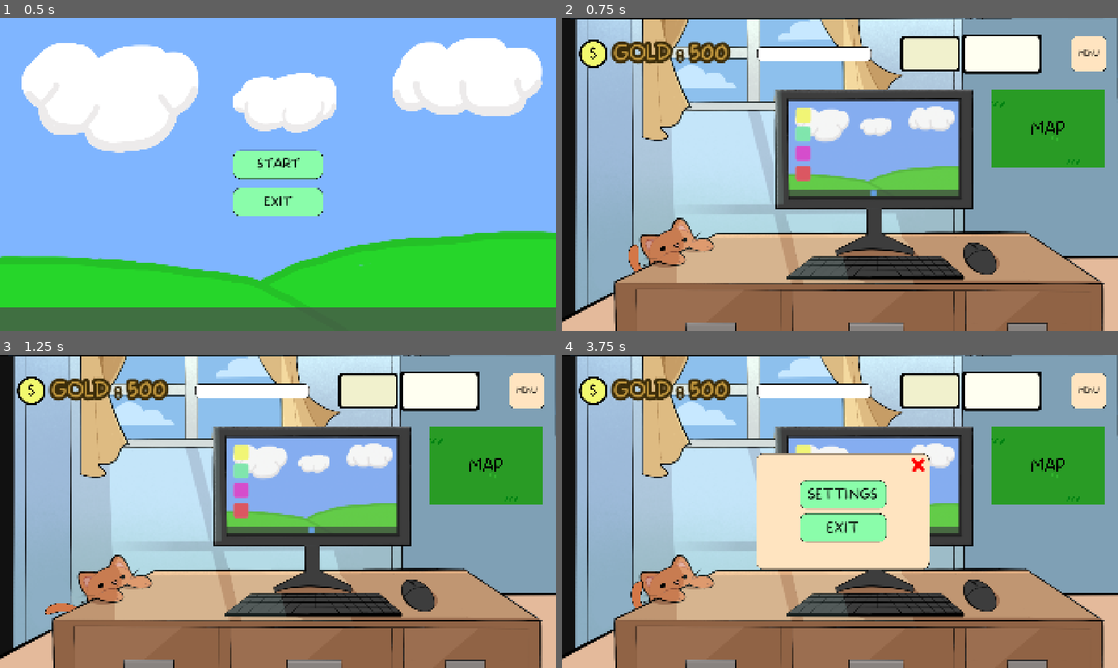
Above: before the commit, frames 1-4 (two rows, left to right).
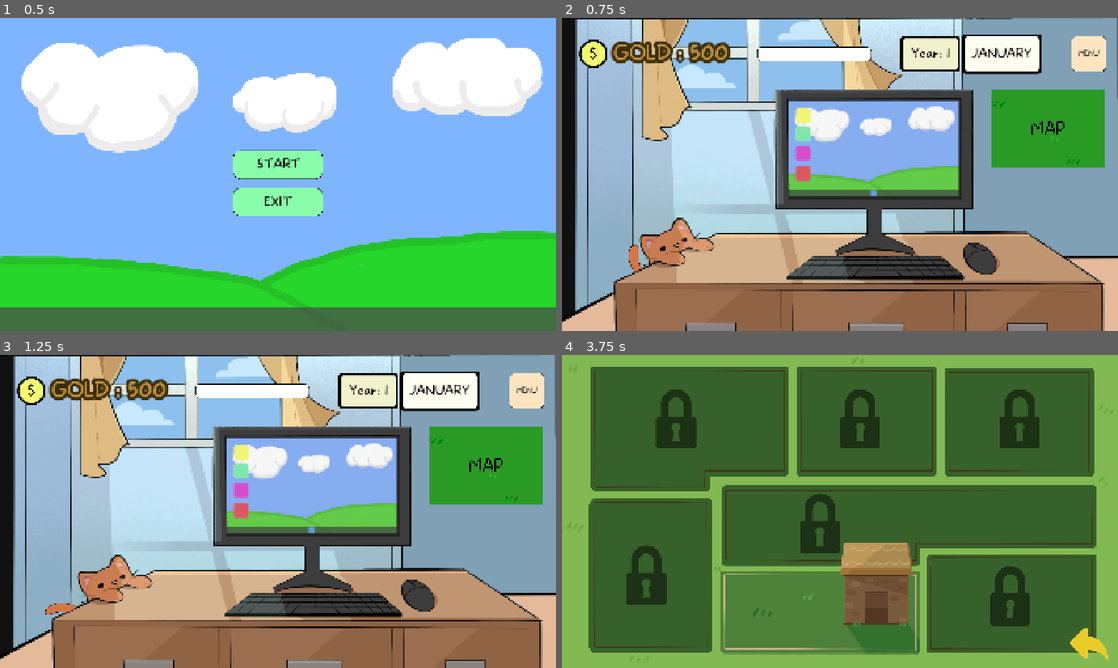
Above: after the commit, the same moments.

Repository: Gray-Alec58/gam-capstone
Game: Godot game, scene res://Scenes/start_screen.tscn
Same seed, same stepped clock (60 frames per second), same inputs: the game is played once before the commit and once after it.
Inputs (mouse positions are in pixels of both pictures, inside the frame that each line leads up to):
- Up to frame 1 (0.5 s): no input
- Up to frame 2 (0.75 s): click "START" at 0.5 s
- Up to frame 3 (1.25 s): no input
- Up to frame 4 (3.75 s): click "MENU" at 1.25 s; click "SETTINGS" at 2 s; move the mouse to (873, 486) at 2.77 s; click (873, 486) at 2.92 s; move the mouse to (1045, 464) at 3.52 s; click (1045, 464) at 3.67 s

Frame 1 is identical in both runs. In frame 2, 0.3% of the frame differs, in the area x 62-85%, y 9-13%; in frame 3, 0.3%; in frame 4, 100%, in the area x 0-100%, y 0-100%.

Commit message:
10/22 Gray
timer created, start adding live stream, adding pig

Diff:
--- /dev/null
+++ b/Scenes/Global Scripts/GlobalClock.gd
@@ -0,0 +1,50 @@
+extends Node
+
+var total_time: float = 0.0
+var timer_running: bool = true
+var total_months: int = 1
+var total_years: int = 1
+
+func _process(delta):
+	if timer_running:
+		total_time+= delta
+
+func get_total_months() -> String:
+	if total_time > 5:
+		total_months+=1
+		total_time = 0.0;
+	if total_months > 12:
+		total_years += 1
+		total_months = 1
+
+	var month
+
+	if total_months == 1:
+		month = "JANUARY"
+	elif total_months == 2:
+		month = "FEBRUARY"
+	elif total_months == 3:
+		month = "MARCH"
+	elif total_months == 4:
+		month = "APRIL"
+	elif total_months == 5:
+		month = "MAY"
+	elif total_months == 6:
+		month = "JUNE"
+	elif total_months == 7:
+		month = "JULY"
+	elif total_months == 8:
+		month = "AUGUST"
+	elif total_months == 9:
+		month = "SEPTEMBER"
+	elif total_months == 10:
+		month = "OCTOBER"
+	elif total_months == 11:
+		month = "NOVEMBER"
+	elif total_months == 12:
+		month = "DECEMBER"
+
+	return month
+
+func get_total_years() -> String:
+	return "Year: " + str(total_years)
--- a/Scenes/Global Scripts/GlobalScript.gd
+++ b/Scenes/Global Scripts/GlobalScript.gd
@@ -7,10 +7,22 @@
 
 #tracking animals being unlocked
 signal chicken_unlocked_changed
+var total_chickens: int = 0
 var chicken_unlocked: bool = false
 func unlock_chicken() -> void:
 	chicken_unlocked = true
 	chicken_unlocked_changed.emit()
+func get_total_chicken():
+	total_chickens+=1
+
+signal pig_unlocked_changed
+var total_pigs: int = 0
+var pig_unlocked: bool = false
+func unlock_pig() -> void:
+	pig_unlocked = true
+	pig_unlocked_changed.emit()
+func get_total_pig():
+	total_pigs+=1
 
 #for back button; going back to previous scene
 var previous_scene_path: String = ""
--- a/Scenes/Scripts/build_scene_container.gd
+++ b/Scenes/Scripts/build_scene_container.gd
@@ -12,12 +12,14 @@
 	#print("Button Click")
 	confirm_window.visible = true
 func _on_y_build_button_pressed() -> void:
-	if (GlobalScript.gold >= 25):
-		GlobalScript.have_enclosure = true
-		confirm_window.visible = false
-		GlobalScript.gold_decrease(25)
-		get_tree().change_scene_to_file("res://Scenes/office_scene.tscn")
+	if GlobalScript.have_enclosure == false:
+		if (GlobalScript.gold >= 25):
+			GlobalScript.have_enclosure = true
+			confirm_window.visible = false
+			GlobalScript.gold_decrease(25)
+			get_tree().change_scene_to_file("res://Scenes/office_scene.tscn")
 	else:
-		question_label.text = "Not Enough Gold"
+		if GlobalScript.gold < 25:
+			question_label.text = "Not Enough Gold"
 func _on_n_build_button_pressed() -> void:
 	confirm_window.visible = false
--- a/Scenes/Scripts/full_screen_container.gd
+++ b/Scenes/Scripts/full_screen_container.gd
@@ -38,6 +38,9 @@
 	RescueWindow.visible = false
 	ExpandWindow.visible = false
 	FundraiseWindow.visible = true
+	if %StartStreamButton.visible == false:
+		if GlobalScript.total_chickens >= 1:
+				%ChickenSprite.visible = true
 #farm animal button reveals the second research window
 #sets visability of other windows to false
 func _on_farm_animal_texture_button_pressed() -> void:
--- a/Scenes/Scripts/fundraise_window.gd
+++ b/Scenes/Scripts/fundraise_window.gd
@@ -4,7 +4,7 @@
 
 # Called when the node enters the scene tree for the first time.
 func _ready() -> void:
-	pass # Replace with function body.
+	pass
 
 func _on_donate_button_pressed() -> void:
 	GlobalScript.gold_increase(1);
@@ -13,3 +13,8 @@
 func _on_feed_button_pressed() -> void:
 	if(total_donations == 15):
 		total_donations = 0
+
+func _on_start_stream_button_pressed() -> void:
+	if GlobalScript.have_enclosure == true:
+		%StartStreamButton.hide()
+		%LiveStreamWindow.texture = load("res://Art/livestream backgrounds/livestreambg1.png")
--- a/Scenes/Scripts/rescue_window.gd
+++ b/Scenes/Scripts/rescue_window.gd
@@ -1,17 +1,20 @@
 extends MarginContainer
 
 @onready var chicken_rescue_window: NinePatchRect = %RescueAnimalInfo
+@onready var pig_rescue_window: NinePatchRect = %RescueAnimalInfo2
 @onready var confirm_window: NinePatchRect = %ConfirmUI
 @onready var question_label: Label = %QuestionLabel
 
 func _ready() -> void:
 	GlobalScript.chicken_unlocked_changed.connect(display_rescue)
+	GlobalScript.pig_unlocked_changed.connect(display_rescue)
 	display_rescue()
 
 func display_rescue() -> void:
 	if (GlobalScript.have_enclosure):
 		%NeedEnclosureWindow.visible = false
 		chicken_rescue_window.visible = GlobalScript.chicken_unlocked
+		pig_rescue_window.visble = GlobalScript.pig_unlocked
 	else:
 		%NeedEnclosureWindow.visible = true
 
@@ -24,5 +27,6 @@
 	confirm_window.visible = false
 	chicken_rescue_window.visible = false
 	GlobalScript.gold_decrease(5)
+	GlobalScript.get_total_chicken()
 func _on_no_buy_button_pressed() -> void:
 	confirm_window.visible = false
--- /dev/null
+++ b/Scenes/chicken_sprite.gd
@@ -0,0 +1,20 @@
+extends AnimatedSprite2D
+
+var speed = 200
+
+# Called when the node enters the scene tree for the first time.
+func _ready() -> void:
+	%ChickenSprite.play("idle")
+
+
+# Called every frame. 'delta' is the elapsed time since the previous frame.
+func _process(delta):
+	position.x += speed*delta
+
+
+	if position.x > 1000:
+		%ChickenSprite.flip_h = false
+		speed = -speed
+	if position.x < 100:
+		%ChickenSprite.flip_h = true
+		speed = -speed
--- a/Scenes/computer_screen.tscn
+++ b/Scenes/computer_screen.tscn
@@ -52,6 +52,8 @@
 [ext_resource type="Texture2D" uid="uid://q0irlwa3k0bl" path="res://Art/UI_Exports/ExitClick.png" id="41_q7d4u"]
 [ext_resource type="Texture2D" uid="uid://djteu1twus77t" path="res://Art/UI_Exports/ExitHover.png" id="42_lehph"]
 [ext_resource type="Script" uid="uid://bsi51f8c6gr8e" path="res://Scenes/Scripts/fundraise_window.gd" id="45_4wy8y"]
+[ext_resource type="Texture2D" uid="uid://b670ubl8rlws4" path="res://Art/chickenanims/chickenidle.png" id="48_bjoxt"]
+[ext_resource type="Script" uid="uid://bcjmo6b1x1vao" path="res://Scenes/chicken_sprite.gd" id="49_ik20o"]
 
 [sub_resource type="StyleBoxTexture" id="StyleBoxTexture_6fdxm"]
 texture = ExtResource("15_vfmy3")
@@ -107,6 +109,49 @@
 texture_margin_top = 10.0
 texture_margin_right = 10.0
 texture_margin_bottom = 10.0
+
+[sub_resource type="AtlasTexture" id="AtlasTexture_ik20o"]
+atlas = ExtResource("48_bjoxt")
+region = Rect2(0, 0, 1001, 1001)
+
+[sub_resource type="AtlasTexture" id="AtlasTexture_vib8a"]
+atlas = ExtResource("48_bjoxt")
+region = Rect2(1001, 0, 1001, 1001)
+
+[sub_resource type="AtlasTexture" id="AtlasTexture_x0hwp"]
+atlas = ExtResource("48_bjoxt")
+region = Rect2(2002, 0, 1001, 1001)
+
+[sub_resource type="AtlasTexture" id="AtlasTexture_nr7wr"]
+atlas = ExtResource("48_bjoxt")
+region = Rect2(0, 1001, 1001, 1001)
+
+[sub_resource type="AtlasTexture" id="AtlasTexture_tkcql"]
+atlas = ExtResource("48_bjoxt")
+region = Rect2(1001, 1001, 1001, 1001)
+
+[sub_resource type="SpriteFrames" id="SpriteFrames_n8b2h"]
+animations = [{
+"frames": [{
+"duration": 1.0,
+"texture": SubResource("AtlasTexture_ik20o")
+}, {
+"duration": 1.0,
+"texture": SubResource("AtlasTexture_vib8a")
+}, {
+"duration": 1.0,
+"texture": SubResource("AtlasTexture_x0hwp")
+}, {
+"duration": 1.0,
+"texture": SubResource("AtlasTexture_nr7wr")
+}, {
+"duration": 1.0,
+"texture": SubResource("AtlasTexture_tkcql")
+}],
+"loop": 1,
+"name": &"idle",
+"speed": 6.0
+}]
 
 [sub_resource type="StyleBoxTexture" id="StyleBoxTexture_rbco8"]
 texture = ExtResource("33_q7d4u")
@@ -701,7 +746,7 @@
 
 [node name="AnimalPicture" type="Sprite2D" parent="FullScreenContainer/RescueWindow/WindowBackground/MarginContainer/ResearchAnimalList/RescueAnimalInfo/MarginContainer" unique_id=734688585]
 position = Vector2(-24.999992, -15.000004)
-scale = Vector2(0.06662111, 0.056470025)
+scale = Vector2(0.064229585, 0.056470025)
 texture = ExtResource("26_qsnkp")
 centered = false
 
@@ -720,8 +765,16 @@
 text = "Name: McChicken
 From: Owner can no longer take
 care of chicken due to moving"
-
-[node name="AnimalInfoLabel" type="Label" parent="FullScreenContainer/RescueWindow/WindowBackground/MarginContainer/ResearchAnimalList/RescueAnimalInfo/MarginContainer/AnimalInfoContainer" unique_id=1364979746]
+paragraph_separator = "/"
+
+[node name="AdoptButtonContainer" type="HBoxContainer" parent="FullScreenContainer/RescueWindow/WindowBackground/MarginContainer/ResearchAnimalList/RescueAnimalInfo/MarginContainer" unique_id=1244010540]
+custom_minimum_size = Vector2(175, 75)
+layout_mode = 2
+size_flags_horizontal = 8
+size_flags_vertical = 4
+theme_override_constants/separation = 25
+
+[node name="AnimalInfoLabel" type="Label" parent="FullScreenContainer/RescueWindow/WindowBackground/MarginContainer/ResearchAnimalList/RescueAnimalInfo/MarginContainer/AdoptButtonContainer" unique_id=1364979746]
 layout_mode = 2
 size_flags_horizontal = 0
 theme_override_colors/font_color = Color(0, 0, 0, 1)
@@ -729,13 +782,6 @@
 theme_override_font_sizes/font_size = 64
 text = "Price: 5g"
 horizontal_alignment = 1
-
-[node name="AdoptButtonContainer" type="HBoxContainer" parent="FullScreenContainer/RescueWindow/WindowBackground/MarginContainer/ResearchAnimalList/RescueAnimalInfo/MarginContainer" unique_id=1244010540]
-custom_minimum_size = Vector2(175, 75)
-layout_mode = 2
-size_flags_horizontal = 8
-size_flags_vertical = 4
-theme_override_constants/separation = 4
 
 [node name="YesButton" type="Button" parent="FullScreenContainer/RescueWindow/WindowBackground/MarginContainer/ResearchAnimalList/RescueAnimalInfo/MarginContainer/AdoptButtonContainer" unique_id=973155605]
 custom_minimum_size = Vector2(100, 100)
@@ -749,6 +795,86 @@
 text = "Yes"
 
 [node name="NoButton" type="Button" parent="FullScreenContainer/RescueWindow/WindowBackground/MarginContainer/ResearchAnimalList/RescueAnimalInfo/MarginContainer/AdoptButtonContainer" unique_id=677050709]
+custom_minimum_size = Vector2(100, 100)
+layout_mode = 2
+size_flags_horizontal = 4
+size_flags_vertical = 4
+theme_override_colors/font_color = Color(0, 0, 0, 1)
+theme_override_fonts/font = SubResource("FontVariation_xfmfb")
+theme_override_font_sizes/font_size = 32
+theme_override_styles/normal = SubResource("StyleBoxTexture_ui2y6")
+theme_override_styles/pressed = SubResource("StyleBoxTexture_ui2y6")
+theme_override_styles/hover = SubResource("StyleBoxTexture_ui2y6")
+text = "No"
+
+[node name="RescueAnimalInfo2" type="NinePatchRect" parent="FullScreenContainer/RescueWindow/WindowBackground/MarginContainer/ResearchAnimalList" unique_id=386806905]
+unique_name_in_owner = true
+visible = false
+custom_minimum_size = Vector2(0, 150)
+layout_mode = 2
+texture = ExtResource("11_sqaj2")
+
+[node name="MarginContainer" type="MarginContainer" parent="FullScreenContainer/RescueWindow/WindowBackground/MarginContainer/ResearchAnimalList/RescueAnimalInfo2" unique_id=380556508]
+layout_mode = 1
+anchors_preset = 15
+anchor_right = 1.0
+anchor_bottom = 1.0
+grow_horizontal = 2
+grow_vertical = 2
+theme_override_constants/margin_left = 150
+theme_override_constants/margin_top = 5
+theme_override_constants/margin_right = 10
+theme_override_constants/margin_bottom = 5
+
+[node name="AnimalPicture" type="Sprite2D" parent="FullScreenContainer/RescueWindow/WindowBackground/MarginContainer/ResearchAnimalList/RescueAnimalInfo2/MarginContainer" unique_id=2016566314]
+position = Vector2(-24.999992, -15.000004)
+scale = Vector2(0.064229585, 0.056470025)
+centered = false
+
+[node name="AnimalInfoContainer" type="HBoxContainer" parent="FullScreenContainer/RescueWindow/WindowBackground/MarginContainer/ResearchAnimalList/RescueAnimalInfo2/MarginContainer" unique_id=1770717265]
+layout_mode = 2
+size_flags_horizontal = 0
+size_flags_vertical = 4
+theme_override_constants/separation = 200
+
+[node name="AnimalPriceLabel" type="Label" parent="FullScreenContainer/RescueWindow/WindowBackground/MarginContainer/ResearchAnimalList/RescueAnimalInfo2/MarginContainer/AnimalInfoContainer" unique_id=501025991]
+layout_mode = 2
+size_flags_horizontal = 4
+theme_override_colors/font_color = Color(0, 0, 0, 1)
+theme_override_fonts/font = ExtResource("12_b3akq")
+theme_override_font_sizes/font_size = 32
+text = "Name: Piglet
+From: Abandoned on farm"
+paragraph_separator = "/"
+
+[node name="AdoptButtonContainer" type="HBoxContainer" parent="FullScreenContainer/RescueWindow/WindowBackground/MarginContainer/ResearchAnimalList/RescueAnimalInfo2/MarginContainer" unique_id=2139740218]
+custom_minimum_size = Vector2(175, 75)
+layout_mode = 2
+size_flags_horizontal = 8
+size_flags_vertical = 4
+theme_override_constants/separation = 25
+
+[node name="AnimalInfoLabel" type="Label" parent="FullScreenContainer/RescueWindow/WindowBackground/MarginContainer/ResearchAnimalList/RescueAnimalInfo2/MarginContainer/AdoptButtonContainer" unique_id=366109086]
+layout_mode = 2
+size_flags_horizontal = 0
+theme_override_colors/font_color = Color(0, 0, 0, 1)
+theme_override_fonts/font = ExtResource("12_b3akq")
+theme_override_font_sizes/font_size = 64
+text = "Price: 5g"
+horizontal_alignment = 1
+
+[node name="YesButton" type="Button" parent="FullScreenContainer/RescueWindow/WindowBackground/MarginContainer/ResearchAnimalList/RescueAnimalInfo2/MarginContainer/AdoptButtonContainer" unique_id=714182365]
+custom_minimum_size = Vector2(100, 100)
+layout_mode = 2
+size_flags_horizontal = 4
+size_flags_vertical = 4
+theme_override_colors/font_color = Color(0, 0, 0, 1)
+theme_override_fonts/font = SubResource("FontVariation_dfmt8")
+theme_override_font_sizes/font_size = 32
+theme_override_styles/normal = SubResource("StyleBoxTexture_ygkgy")
+text = "Yes"
+
+[node name="NoButton" type="Button" parent="FullScreenContainer/RescueWindow/WindowBackground/MarginContainer/ResearchAnimalList/RescueAnimalInfo2/MarginContainer/AdoptButtonContainer" unique_id=2043961485]
 custom_minimum_size = Vector2(100, 100)
 layout_mode = 2
 size_flags_horizontal = 4
@@ -1014,6 +1140,7 @@
 size_flags_vertical = 4
 
 [node name="LiveStreamWindow" type="NinePatchRect" parent="FullScreenContainer/FundraiseWindow/NinePatchRect/MarginContainer/LeftStreamContainer" unique_id=1591848304]
+unique_name_in_owner = true
 custom_minimum_size = Vector2(1100, 600)
 layout_mode = 2
 texture = ExtResource("31_svqil")
@@ -1021,6 +1148,34 @@
 patch_margin_top = 15
 patch_margin_right = 15
 patch_margin_bottom = 15
+
+[node name="StartStreamButton" type="Button" parent="FullScreenContainer/FundraiseWindow/NinePatchRect/MarginContainer/LeftStreamContainer/LiveStreamWindow" unique_id=222827364]
+unique_name_in_owner = true
+layout_mode = 1
+anchors_preset = 8
+anchor_left = 0.5
+anchor_top = 0.5
+anchor_right = 0.5
+anchor_bottom = 0.5
+offset_left = -4.0
+offset_top = -4.0
+offset_right = 4.0
+offset_bottom = 4.0
+grow_horizontal = 2
+grow_vertical = 2
+theme_override_colors/font_color = Color(0, 0, 0, 1)
+theme_override_fonts/font = ExtResource("12_b3akq")
+theme_override_font_sizes/font_size = 62
+text = "START"
+
+[node name="ChickenSprite" type="AnimatedSprite2D" parent="FullScreenContainer/FundraiseWindow/NinePatchRect/MarginContainer/LeftStreamContainer/LiveStreamWindow" unique_id=724612624]
+unique_name_in_owner = true
+visible = false
+position = Vector2(866, 474.00003)
+scale = Vector2(0.23688814, 0.22340164)
+sprite_frames = SubResource("SpriteFrames_n8b2h")
+animation = &"idle"
+script = ExtResource("49_ik20o")
 
 [node name="VBoxContainer" type="VBoxContainer" parent="FullScreenContainer/FundraiseWindow/NinePatchRect/MarginContainer" unique_id=475910866]
 layout_mode = 2
@@ -1084,9 +1239,12 @@
 [connection signal="pressed" from="FullScreenContainer/ResearchWindow2/WindowBackground/ScreenContainer/ConfirmUI/MarginContainer/VBoxContainer/HBoxContainer/NoButton" to="FullScreenContainer/ResearchWindow2" method="_on_no_button_pressed"]
 [connection signal="pressed" from="FullScreenContainer/RescueWindow/WindowBackground/MarginContainer/ResearchAnimalList/RescueAnimalInfo/MarginContainer/AdoptButtonContainer/YesButton" to="FullScreenContainer/RescueWindow" method="_on_yes_button_pressed"]
 [connection signal="pressed" from="FullScreenContainer/RescueWindow/WindowBackground/MarginContainer/ResearchAnimalList/RescueAnimalInfo/MarginContainer/AdoptButtonContainer/NoButton" to="FullScreenContainer/RescueWindow" method="_on_no_button_pressed"]
+[connection signal="pressed" from="FullScreenContainer/RescueWindow/WindowBackground/MarginContainer/ResearchAnimalList/RescueAnimalInfo2/MarginContainer/AdoptButtonContainer/YesButton" to="FullScreenContainer/RescueWindow" method="_on_yes_button_pressed"]
+[connection signal="pressed" from="FullScreenContainer/RescueWindow/WindowBackground/MarginContainer/ResearchAnimalList/RescueAnimalInfo2/MarginContainer/AdoptButtonContainer/NoButton" to="FullScreenContainer/RescueWindow" method="_on_no_button_pressed"]
 [connection signal="pressed" from="FullScreenContainer/RescueWindow/WindowBackground/MarginContainer/ConfirmUI/MarginContainer/VBoxContainer/HBoxContainer/BuyButton" to="FullScreenContainer/RescueWindow" method="_on_buy_button_pressed"]
 [connection signal="pressed" from="FullScreenContainer/RescueWindow/WindowBackground/MarginContainer/ConfirmUI/MarginContainer/VBoxContainer/HBoxContainer/NoBuyButton" to="FullScreenContainer/RescueWindow" method="_on_no_buy_button_pressed"]
 [connection signal="pressed" from="FullScreenContainer/ExpandWindow/NinePatchRect/MarginContainer/VBoxContainer/ButtonContainer/BuildTextB" to="FullScreenContainer" method="_on_build_text_b_pressed"]
+[connection signal="pressed" from="FullScreenContainer/FundraiseWindow/NinePatchRect/MarginContainer/LeftStreamContainer/LiveStreamWindow/StartStreamButton" to="FullScreenContainer/FundraiseWindow" method="_on_start_stream_button_pressed"]
 [connection signal="pressed" from="FullScreenContainer/FundraiseWindow/NinePatchRect/MarginContainer/VBoxContainer/FeedButton" to="FullScreenContainer/FundraiseWindow" method="_on_feed_button_pressed"]
 [connection signal="pressed" from="FullScreenContainer/FundraiseWindow/NinePatchRect/MarginContainer/VBoxContainer/DonateButton" to="FullScreenContainer/FundraiseWindow" method="_on_donate_button_pressed"]
 [connection signal="pressed" from="ExitTextB" to="." method="_on_exit_texture_button_pressed"]
--- /dev/null
+++ b/Scenes/month_label.gd
@@ -0,0 +1,4 @@
+extends Label
+
+func _process(_delta):
+	text = GlobalClock.get_total_months()
--- a/Scenes/office_ui.tscn
+++ b/Scenes/office_ui.tscn
@@ -13,6 +13,8 @@
 [ext_resource type="Texture2D" uid="uid://douo40tyowrbq" path="res://Art/UI_Exports/InfoBar/LevelBarProgress.png" id="11_6j8dw"]
 [ext_resource type="Texture2D" uid="uid://c7v82mmkf51xb" path="res://Art/UI_Exports/InfoBar/YearBox.png" id="11_uloks"]
 [ext_resource type="Texture2D" uid="uid://botjgi14ds21y" path="res://Art/UI_Exports/InfoBar/MonthDayBox.png" id="12_p4v6u"]
+[ext_resource type="Script" uid="uid://c06j6lv00eye6" path="res://Scenes/year_label.gd" id="12_x553p"]
+[ext_resource type="Script" uid="uid://cr2av0mxp4it1" path="res://Scenes/month_label.gd" id="13_uloks"]
 
 [sub_resource type="StyleBoxTexture" id="StyleBoxTexture_2kmgm"]
 texture = ExtResource("5_gqs03")
@@ -52,6 +54,7 @@
 anchor_bottom = 1.0
 grow_horizontal = 2
 grow_vertical = 2
+mouse_filter = 1
 script = ExtResource("1_tjp44")
 
 [node name="MarginContainer" type="MarginContainer" parent="." unique_id=1164235452]
@@ -179,10 +182,50 @@
 texture = ExtResource("11_uloks")
 stretch_mode = 5
 
+[node name="YearLabel" type="Label" parent="MarginContainer/InfoBarContainer/HBoxContainer/ClockContainer/YearBox" unique_id=148133316]
+unique_name_in_owner = true
+layout_mode = 1
+anchors_preset = 8
+anchor_left = 0.5
+anchor_top = 0.5
+anchor_right = 0.5
+anchor_bottom = 0.5
+offset_left = -20.0
+offset_top = -11.5
+offset_right = 20.0
+offset_bottom = 11.5
+grow_horizontal = 2
+grow_vertical = 2
+theme_override_colors/font_color = Color(0, 0, 0, 1)
+theme_override_fonts/font = ExtResource("1_dyv43")
+theme_override_font_sizes/font_size = 46
+text = "YEAR 1"
+script = ExtResource("12_x553p")
+
 [node name="MonthDayBox" type="TextureRect" parent="MarginContainer/InfoBarContainer/HBoxContainer/ClockContainer" unique_id=1346516805]
 layout_mode = 2
 texture = ExtResource("12_p4v6u")
 stretch_mode = 4
+
+[node name="MonthLabel" type="Label" parent="MarginContainer/InfoBarContainer/HBoxContainer/ClockContainer/MonthDayBox" unique_id=1687547177]
+unique_name_in_owner = true
+layout_mode = 1
+anchors_preset = 8
+anchor_left = 0.5
+anchor_top = 0.5
+anchor_right = 0.5
+anchor_bottom = 0.5
+offset_left = -20.0
+offset_top = -11.5
+offset_right = 20.0
+offset_bottom = 11.5
+grow_horizontal = 2
+grow_vertical = 2
+theme_override_colors/font_color = Color(0, 0, 0, 1)
+theme_override_fonts/font = ExtResource("1_dyv43")
+theme_override_font_sizes/font_size = 42
+text = "JANUARY"
+script = ExtResource("13_uloks")
 
 [node name="MenuButton" type="Button" parent="MarginContainer/InfoBarContainer/HBoxContainer" unique_id=267222431]
 custom_minimum_size = Vector2(125, 125)
--- /dev/null
+++ b/Scenes/year_label.gd
@@ -0,0 +1,4 @@
+extends Label
+
+func _process(_delta):
+	text = GlobalClock.get_total_years()
--- /dev/null
+++ b/on_screen_timer.gd
@@ -0,0 +1 @@
+extends Node2D
--- a/project.godot
+++ b/project.godot
@@ -19,12 +19,13 @@
 
 AudioStreamPlayerGlobal="*uid://b08of13clj0wn"
 GlobalScript="*uid://ddjk6jwjhjhed"
+GlobalClock="*uid://do4g1lefb7dx8"
 
 [display]
 
 window/size/viewport_width=1920
 window/size/viewport_height=1080
-window/size/mode=3
+window/size/mode=1
 window/size/initial_position_type=0
 window/stretch/mode="canvas_items"
 window/stretch/aspect="expand"
Not shown, added: Scenes/Global Scripts/GlobalClock.gd.uid
Not shown, added: Scenes/chicken_sprite.gd.uid
Not shown, added: Scenes/month_label.gd.uid
Not shown, added: Scenes/year_label.gd.uid
Not shown, added: on_screen_timer.gd.uid
